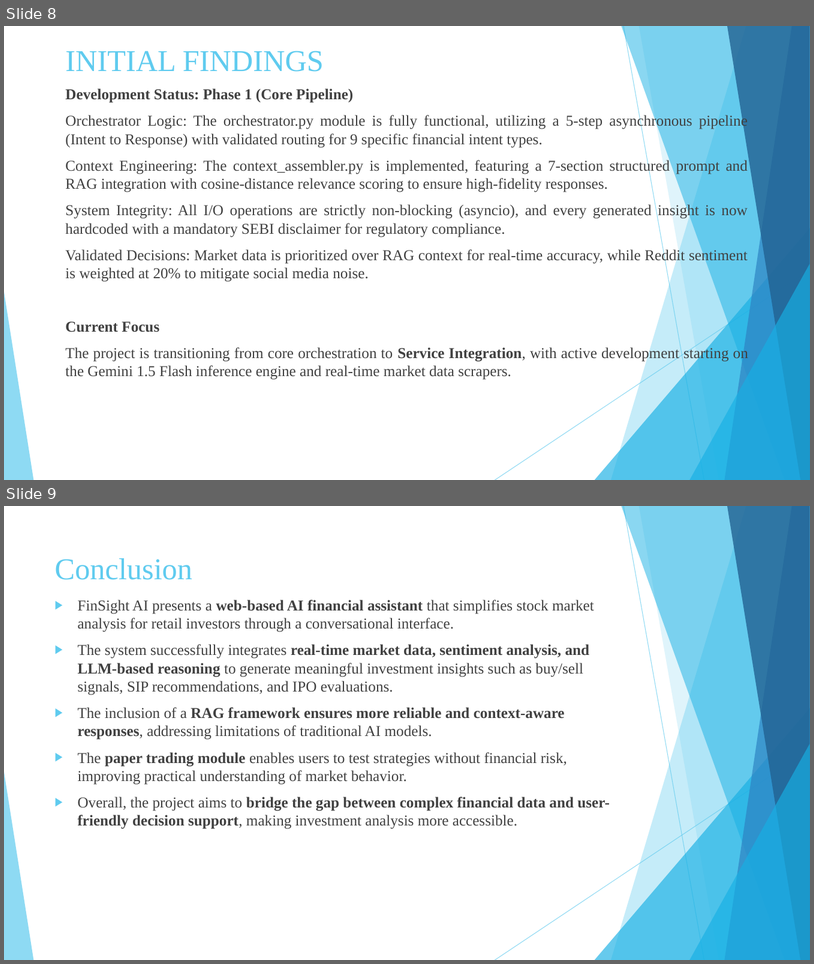
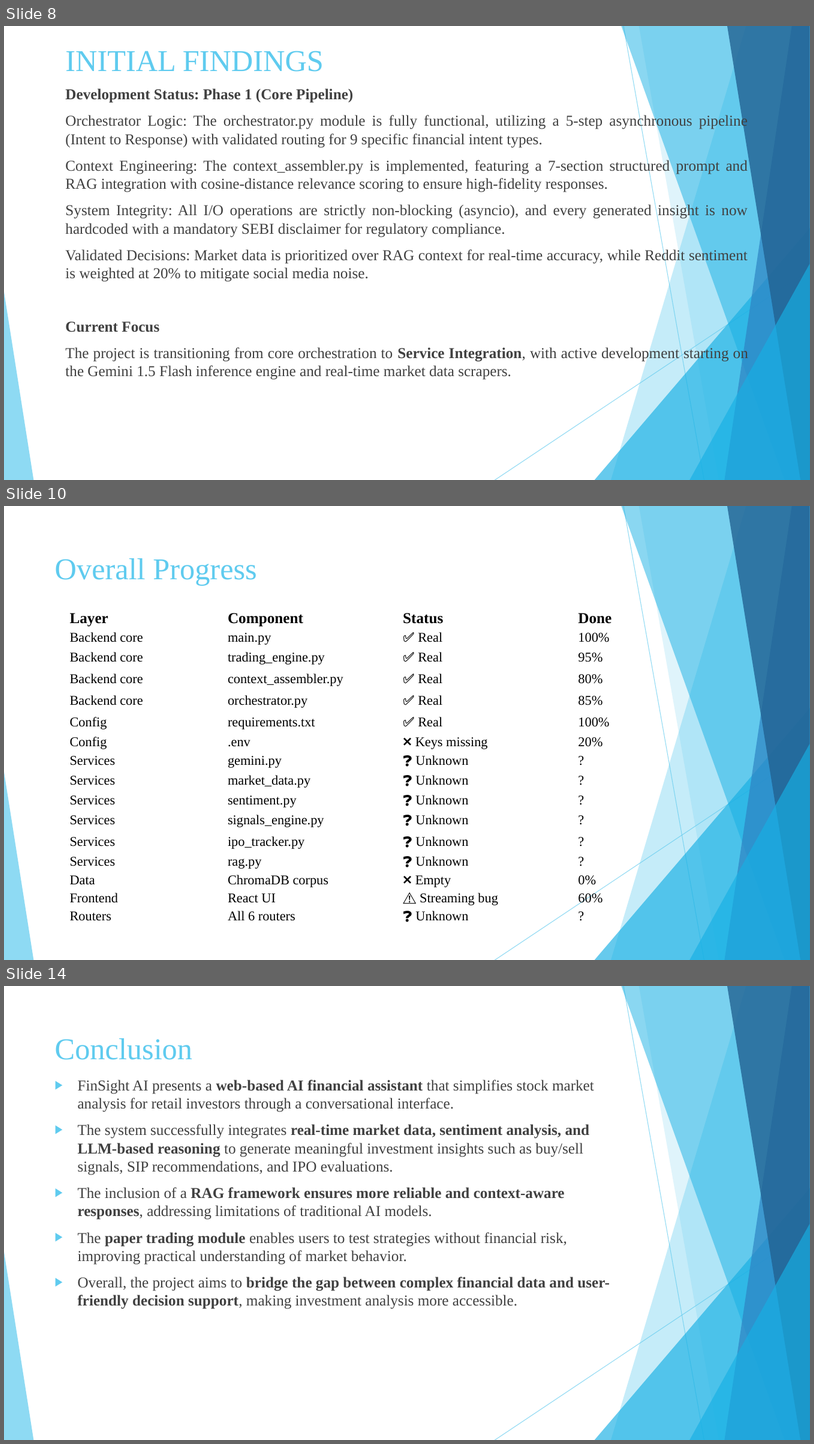
Before and after one commit to amaanbkn/Major-Project, a slide deck: PPT/Major_project_Presentation.pptx. Shown one above the other, each under a label of ours: slides 8 and 9 before the commit, slides 8, 10 and 14 after it; the slides between them are not shown. The pictures are 814x964 and 814x1444 pixels, drawn with LibreOffice and Linux fonts; fonts in the diff are those of the drawing. Boxes give left, top, right and bottom in pixels: in the first picture for what was removed or moved away, otherwise in the second. Text is boxed around its words. In the diff, an @@ line names an element or a change of style, - is before the commit and + after.

```diff
--- a/PPT/Major_project_Presentation.pptx
+++ b/PPT/Major_project_Presentation.pptx
@@ slide 10 added at [4, 506, 810, 960], background #FFFFFF; not listed: 10 template elements that a slide beside it also shows @@
@@ title added at [55, 558, 257, 586], 36 pt, text #5FCBEF @@
+Overall Progress
@@ table added at [66, 608, 750, 936], 16 rows, 4 columns @@
+Layer | Component | Status | Done
+Backend core | main.py | ✅ Real | 100%
+Backend core | trading_engine.py | ✅ Real | 95%
+Backend core | context_assembler.py | ✅ Real | 80%
+Backend core | orchestrator.py | ✅ Real | 85%
+Config | requirements.txt | ✅ Real | 100%
+Config | .env | ❌ Keys missing | 20%
+Services | gemini.py | ❓ Unknown | ?
+Services | market_data.py | ❓ Unknown | ?
+Services | sentiment.py | ❓ Unknown | ?
+Services | signals_engine.py | ❓ Unknown | ?
+Services | ipo_tracker.py | ❓ Unknown | ?
+Services | rag.py | ❓ Unknown | ?
+Data | ChromaDB corpus | ❌ Empty | 0%
+Frontend | React UI | ⚠️ Streaming bug | 60%
+Routers | All 6 routers | ❓ Unknown | ?
@@ what was slide 9 is now slide 14 @@
```
Also in this commit, not shown: 1 slide changed, 4 other slides added, 30 other files.
